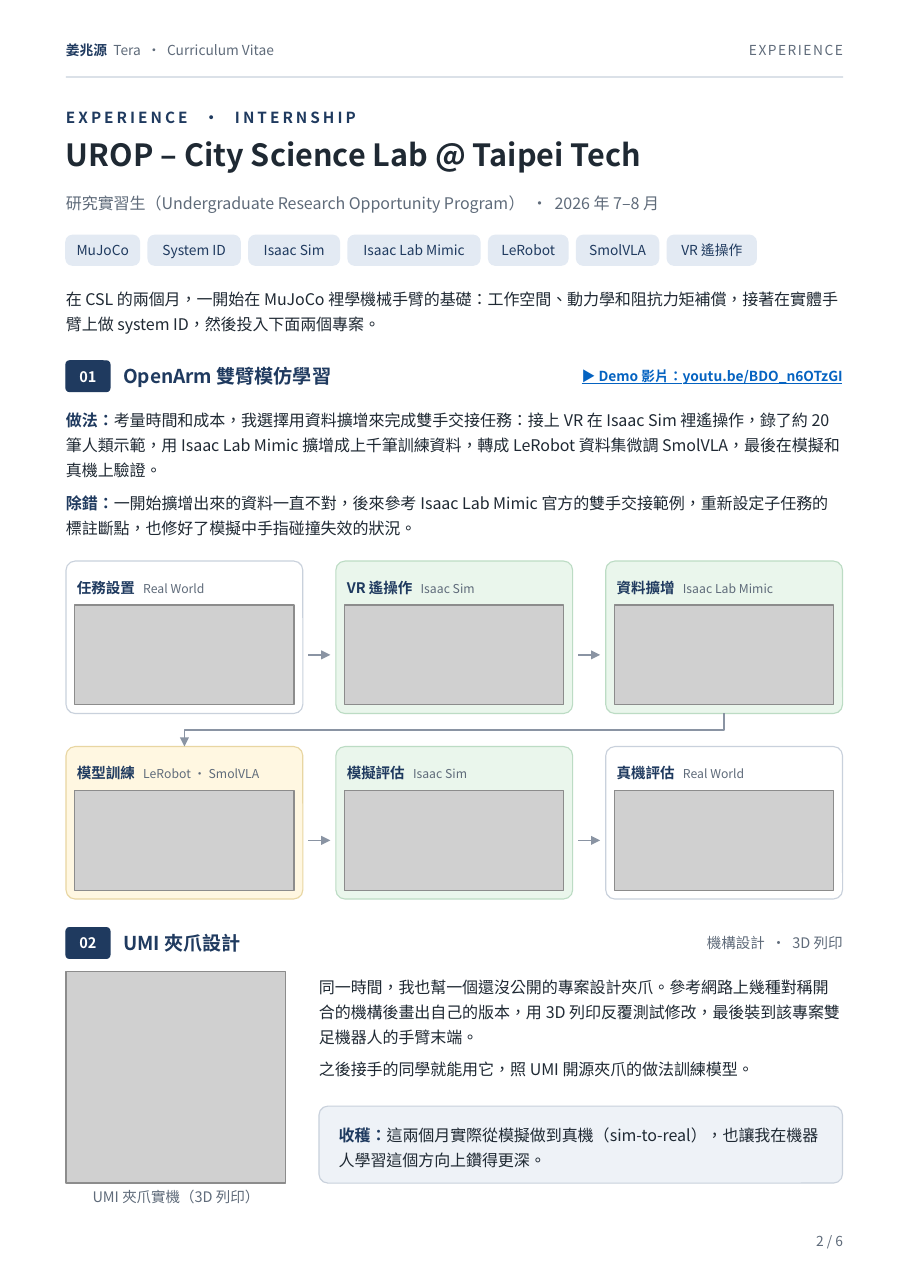
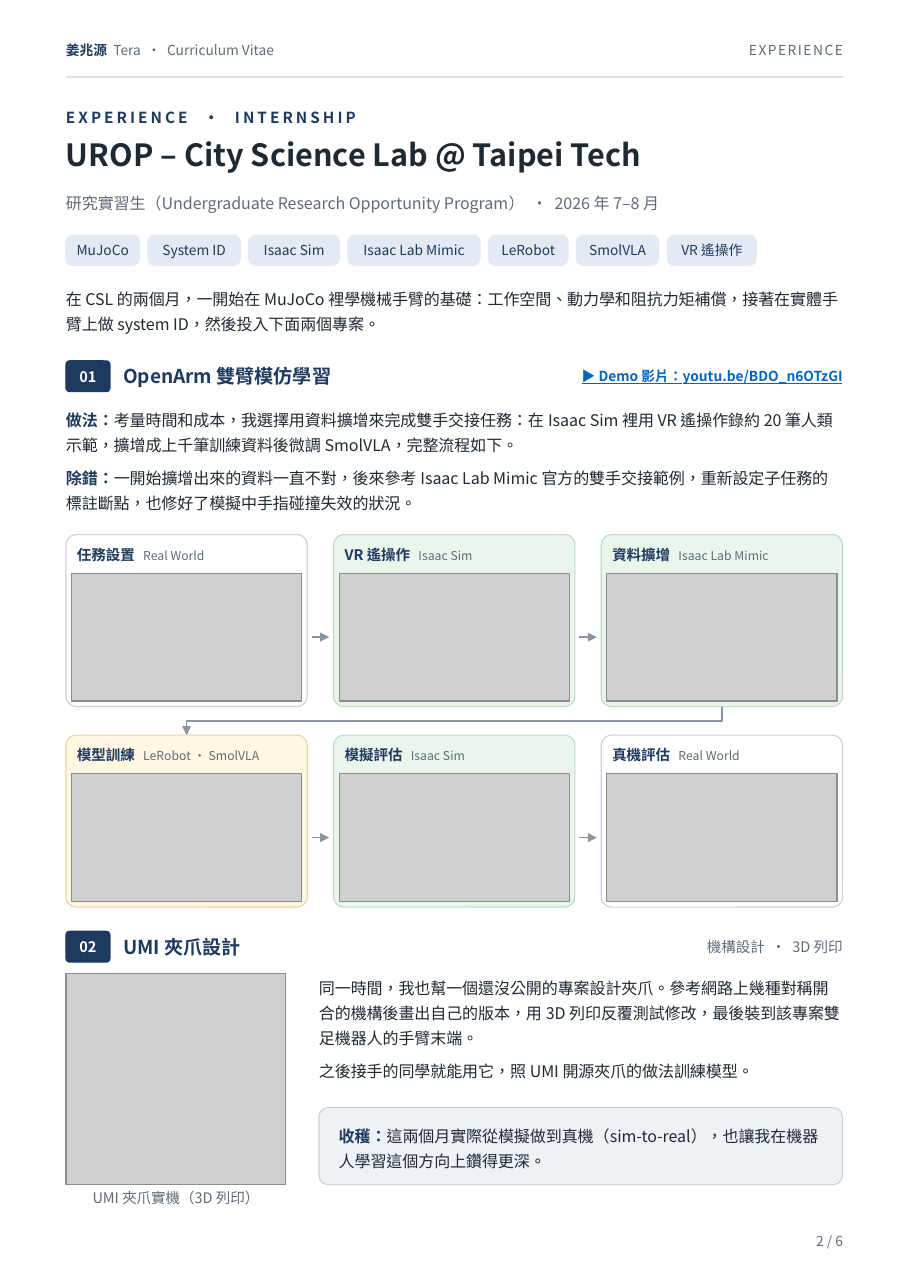
Before and after one commit to tera0406/tera.github.io, a slide deck: slide 2 of CV_updated.pptx. Drawn at 909x1288 pixels with LibreOffice and Linux fonts; fonts in the diff are those of the drawing; grey boxes stand for pictures. Boxes give left, top, right and bottom in pixels: in the first picture for what was removed or moved away, otherwise in the second. Text is boxed around its words. In the diff, an @@ line names an element or a change of style, - is before the commit and + after.

```diff
--- a/CV_updated.pptx
+++ b/CV_updated.pptx
@@ text at (66,412,833,453): text changed @@
-做法：考量時間和成本，我選擇用資料擴增來完成雙手交接任務：接上 VR 在 Isaac Sim 裡遙操作，錄了約 20 筆人類示範，用 Isaac Lab Mimic 擴增成上千筆訓練資料，轉成 LeRobot 資料集微調 SmolVLA，最後在模擬和真機上驗證。
+做法：考量時間和成本，我選擇用資料擴增來完成雙手交接任務：在 Isaac Sim 裡用 VR 遙操作錄約 20 筆人類示範，擴增成上千筆訓練資料後微調 SmolVLA，完整流程如下。
@@ rounded rectangle: place and size @@
-rounded rectangle at (66,561,303,714)
+rounded rectangle at (66,535,307,707)
@@ text "任務設置 Real World": place and size @@
-text "任務設置 Real World" at (77,581,205,594)
+text "任務設置 Real World" at (77,548,205,561)
@@ rounded rectangle: place and size @@
-rounded rectangle at (336,561,572,714)
+rounded rectangle at (333,535,574,707)
@@ text "VR 遙操作 Isaac Sim": place and size @@
-text "VR 遙操作 Isaac Sim" at (347,581,475,595)
+text "VR 遙操作 Isaac Sim" at (345,548,473,561)
@@ rounded rectangle: place and size @@
-rounded rectangle at (606,561,843,714)
+rounded rectangle at (602,535,843,707)
@@ text "資料擴增 Isaac Lab Mimic": place and size @@
-text "資料擴增 Isaac Lab Mimic" at (617,578,773,597)
+text "資料擴增 Isaac Lab Mimic" at (612,545,768,564)
@@ picture: place and size @@
-picture at (75,605,294,705)
+picture at (72,573,302,701)
@@ picture: place and size @@
-picture at (344,605,563,705)
+picture at (339,573,569,701)
@@ picture: place and size @@
-picture at (615,605,834,705)
+picture at (607,573,837,701)
@@ arrow moved from (308, 655) - (330, 655) to (311, 637) - (329, 637) @@
@@ arrow moved from (579, 655) - (601, 655) to (580, 637) - (598, 637) @@
@@ freeform shape: place and size @@
-freeform shape at (185,714,725,747)
+freeform shape at (187,707,723,735)
@@ rounded rectangle: place and size @@
-rounded rectangle at (66,747,303,900)
+rounded rectangle at (66,735,307,907)
@@ text "模型訓練 LeRobot · SmolVLA": place and size @@
-text "模型訓練 LeRobot · SmolVLA" at (77,764,260,783)
+text "模型訓練 LeRobot · SmolVLA" at (77,746,260,765)
@@ rounded rectangle: place and size @@
-rounded rectangle at (336,747,572,900)
+rounded rectangle at (333,735,574,907)
@@ text "模擬評估 Isaac Sim": place and size @@
-text "模擬評估 Isaac Sim" at (347,764,467,783)
+text "模擬評估 Isaac Sim" at (345,746,465,765)
@@ rounded rectangle: place and size @@
-rounded rectangle at (606,747,843,900)
+rounded rectangle at (602,735,843,907)
@@ text "真機評估 Real World" rewrapped from (617,764,744,783) to (612,748,740,761) @@
@@ picture: place and size @@
-picture at (75,791,294,891)
+picture at (72,774,302,901)
@@ picture: place and size @@
-picture at (344,791,563,891)
+picture at (339,774,569,901)
@@ picture: place and size @@
-picture at (615,791,834,891)
+picture at (607,774,837,901)
@@ arrow moved from (308, 841) - (330, 841) to (311, 837) - (329, 837) @@
@@ arrow moved from (579, 841) - (601, 841) to (580, 837) - (598, 837) @@
@@ 3 texts, 1 rounded rectangle: place and size @@
-3 texts, 1 rounded rectangle at (66,928,843,959)
+3 texts, 1 rounded rectangle at (66,932,843,963)
```
